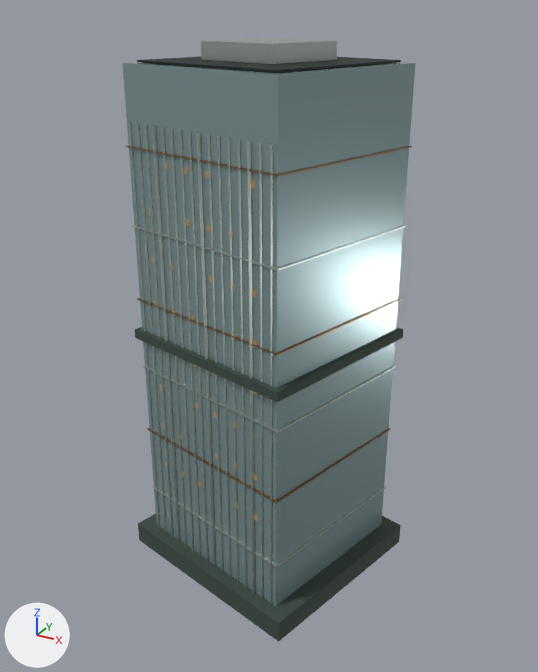
An edit to the glTF model landmarks/assets/bytedance-houhai.glb, drawn before and after from the same camera.
The view is the same before and after, from a 50 mm camera at (96.2, -175.0, 161.7) aimed at (0.7, -1.3, 74.9). The lights are fixed; the arrows at lower left show +X, +Y and +Z. The first picture is the older version. Vertices at exactly the same position are counted once.

Objects in the first picture: 'crown_box', 'envelope', 'fins', 'floor_bands', 'floor_bands.001', 'night_windows', 'podium', 'refuge_belt', 'roof_deck'.
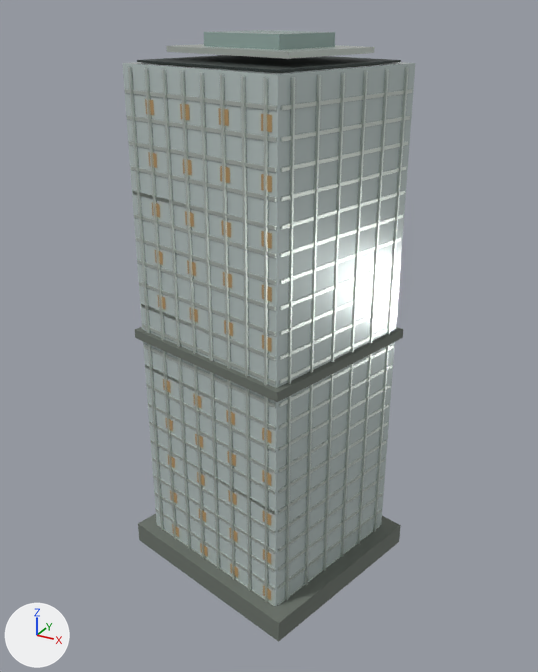
Where the change shows, as pixel boxes [x1, y1, x2, y2] in the pictures (538 x 672 px):
'envelope', recoloured, surface changed (grey to light grey): [123, 62, 415, 606] in both
'fins', recoloured, reshaped: before [129, 122, 273, 605]; after [128, 67, 409, 603]
'floor_bands', recoloured, reshaped (51% taller): before [132, 225, 406, 568]; after [125, 89, 412, 606]
'podium', recoloured, surface changed (lighter): [138, 514, 401, 642] in both
'crown_box', recoloured, reshaped (53% wider, 41% shorter): before [201, 38, 337, 64]; after [166, 44, 375, 59]
'refuge_belt', recoloured, surface changed (lighter): [135, 327, 403, 402] in both
'night_windows', reshaped (15% wider, 39% taller): before [148, 163, 258, 522]; after [145, 99, 272, 600]
'crown_box.001', added: after [204, 30, 335, 50]
'floor_bands.001', deleted: before [126, 145, 412, 503]
part 3 of me_fins, rebuilt: before [270, 144, 273, 605]; after [263, 77, 268, 603]
part 4 of me_fins, rebuilt: before [259, 142, 263, 599]; after [241, 76, 251, 591]
part 5 of me_fins, rebuilt (60% wider, 13% taller): before [238, 139, 247, 588]; after [220, 74, 235, 580]
part 6 of me_fins, rebuilt (47% wider, 13% taller): before [217, 136, 231, 576]; after [199, 72, 220, 569]
part 7 of me_fins, rebuilt (30% wider, 12% taller): before [197, 133, 216, 567]; after [180, 71, 205, 559]
part 8 of me_fins, rebuilt (30% wider, 13% taller): before [179, 130, 201, 556]; after [162, 69, 191, 549]
part 9 of me_fins, rebuilt (31% wider, 12% taller): before [162, 127, 187, 546]; after [144, 68, 177, 539]
part 10 of me_fins, rebuilt (28% wider, 12% taller): before [145, 124, 173, 536]; after [128, 67, 164, 530]
part 11 of me_fins, rebuilt (not visible afterwards): before [129, 122, 160, 527]
part 12 of me_fins, deleted: before [152, 126, 255, 594]
part 13 of me_fins, cut back (mostly hidden): before [137, 123, 167, 532]
part 14 of me_fins, added: after [285, 67, 409, 600]

Patch to the scene script:
```diff
--- a/landmarks/assets/bytedance-houhai.glb.py
+++ b/landmarks/assets/bytedance-houhai.glb.py
@@ mat_glass @@
 mat_glass = principled_material('glass')
-mat_glass.base_color = (0.27, 0.381, 0.392)  # grey #8ea6a8
-mat_glass.metallic = 0.42
-mat_glass.roughness = 0.24
+mat_glass.base_color = (0.558, 0.644, 0.631)  # light grey #c5d2d0
+mat_glass.metallic = 0.22
+mat_glass.roughness = 0.16
@@ mat_metal @@
 mat_metal = principled_material('metal')
-mat_metal.base_color = (0.539, 0.591, 0.546)  # light grey #c2cac3
+mat_metal.base_color = (0.665, 0.723, 0.672)  # light grey #d5ddd6
 mat_metal.metallic = 0.82
@@ mat_stone @@
 mat_stone = principled_material('stone')
-mat_stone.base_color = (0.0452, 0.0704, 0.0545)  # greyish green #3c4b42
+mat_stone.base_color = (0.153, 0.175, 0.15)  # grey #6d746c
 mat_stone.metallic = 0.04
-mat_stone.roughness = 0.84
+mat_stone.roughness = 0.78
@@ me_crown_box @@
-me_crown_box.from_pydata(...)  # 8 vertices, 12 faces; spans x -14.9..14.8, y -14.4..14.4, z 150.0..154.4
+me_crown_box.from_pydata(...)  # 8 vertices, 12 faces; spans x -24.2..24.1, y -20.5..20.5, z 151.7..153.1
+# me_crown_box part 1: the whole mesh is rebuilt
 me_crown_box.materials.append(mat_metal)
@@ me_fins @@
-me_fins.from_pydata(...)  # 256 vertices, 384 faces; spans x -30.9..30.9, y -31.4..31.4, z 1.0..135.0
+me_fins.from_pydata(...)  # 224 vertices, 336 faces; spans x -32.0..32.0, y -31.2..31.2, z 0.5..148.5
+# me_fins part 3: the loose piece of 8 vertices spanning x 17.6..17.9, y -31.4..-30.9, z 1.0..135.0 is rebuilt with 8 vertices and now spans x 15.7..16.5, y -31.2..-30.4, z 0.5..148.5
+# me_fins part 4: the loose piece of 8 vertices spanning x 14.3..14.7, y -30.6..-30.0, z 1.0..135.0 is rebuilt with 8 vertices and now spans x 9.2..10.0, y -29.5..-28.7, z 0.5..148.5
+# me_fins part 5: the loose piece of 8 vertices spanning x 7.9..8.2, y -28.9..-28.3, z 1.0..135.0 is rebuilt with 8 vertices and now spans x 2.8..3.5, y -27.8..-27.0, z 0.5..148.5
+# me_fins part 6: the loose piece of 8 vertices spanning x 1.4..1.7, y -27.2..-26.6, z 1.0..135.0 is rebuilt with 8 vertices and now spans x -3.7..-2.9, y -26.1..-25.3, z 0.5..148.5
+# me_fins part 7: the loose piece of 8 vertices spanning x -5.2..-4.7, y -25.9..-24.9, z 1.0..135.0 is rebuilt with 8 vertices and now spans x -10.2..-9.4, y -24.4..-23.6, z 0.5..148.5
+# me_fins part 8: the loose piece of 8 vertices spanning x -11.5..-11.2, y -23.8..-23.2, z 1.0..135.0 is rebuilt with 8 vertices and now spans x -16.6..-15.9, y -22.7..-21.9, z 0.5..148.5
+# me_fins part 9: the loose piece of 8 vertices spanning x -18.0..-17.7, y -22.1..-21.5, z 1.0..135.0 is rebuilt with 8 vertices and now spans x -23.1..-22.3, y -21.0..-20.2, z 0.5..148.5
+# me_fins part 10: the loose piece of 8 vertices spanning x -24.5..-24.1, y -20.4..-19.8, z 1.0..135.0 is rebuilt with 8 vertices and now spans x -29.6..-28.8, y -19.4..-18.5, z 0.5..148.5
+# me_fins part 11: the loose piece of 8 vertices spanning x -30.9..-30.6, y -18.7..-18.1, z 1.0..135.0 is rebuilt with 8 vertices and now spans x -32.0..-31.2, y -13.9..-13.2, z 0.5..148.5
+# me_fins part 12: 13 loose pieces with 104 vertices, spanning x -21.4..24.5, y -30.1..29.7, z 1.0..135.0, are deleted
+# me_fins part 13: 16 vertices removed from x -27.7..-14.4, y -19.6..30.6, z 1.0..135.0; 40 vertices added at x -29.9..-20.5, y -5.8..27.7, z 0.5..148.5
+# me_fins part 14: 48 vertices added at x 20.4..32.0, y -27.7..13.9, z 0.5..148.5
+# other edits to the shape of me_fins do not show in these pictures
 me_fins.materials.append(mat_metal)
@@ me_floor_bands @@
-me_floor_bands.from_pydata(...)  # 24 vertices, 36 faces; spans x -33.0..32.9, y -31.9..31.9, z 21.3..107.3
+me_floor_bands.from_pydata(...)  # 704 vertices, 1056 faces; spans x -32.3..32.2, y -31.4..31.4, z 6.0..143.0
+# me_floor_bands part 2: 24 vertices removed from x -33.0..32.9, y -31.9..31.9, z 21.3..107.3; 704 vertices added at x -32.3..32.2, y -31.4..31.4, z 6.0..143.0
 me_floor_bands.materials.append(mat_metal)
@@ me_night_windows @@
-me_night_windows.from_pydata(...)  # 288 vertices, 144 faces; spans x -25.8..25.7, y -29.7..29.7, z 32.7..126.3
+me_night_windows.from_pydata(...)  # 352 vertices, 176 faces; spans x -24.2..30.6, y -31.0..29.3, z 7.9..141.1
+# me_night_windows part 15: 144 vertices removed from x -25.8..12.8, y -29.7..-19.6, z 32.7..126.3; 176 vertices added at x -24.2..17.7, y -31.0..-20.0, z 7.9..141.1
+# other edits to the shape of me_night_windows do not show in these pictures
 me_night_windows.materials.append(mat_night)
@@ me_crown_box_001 @@
+me_crown_box_001.from_pydata([(15.0, 6.6, 152.8), (-9.9, 13.1, 152.8), (-15.0, -6.6, 152.8), (9.8, -13.1, 152.8), (-15.0, -6.6, 156.4), (9.8, -13.1, 156.4), (-9.9, 13.1, 156.4), (15.0, 6.6, 156.4)], [], [(0, 1, 2), (0, 2, 3), (3, 2, 4), (3, 4, 5), (2, 4, 6), (2, 6, 1), (1, 0, 7), (1, 7, 6), (0, 3, 5), (0, 5, 7), (5, 7, 6), (5, 6, 4)])
+me_crown_box_001.materials.append(mat_glass_alt)  # grey #9eb6b0
@@ ob_floor_bands_001 @@
-ob_floor_bands_001 = bpy.data.objects.new('floor_bands.001', me_floor_bands_001)
@@ ob_crown_box_001 @@
+ob_crown_box_001 = bpy.data.objects.new('crown_box.001', me_crown_box_001)
+ob_crown_box_001.location = (0.0, 0.0, 0.0)
```
